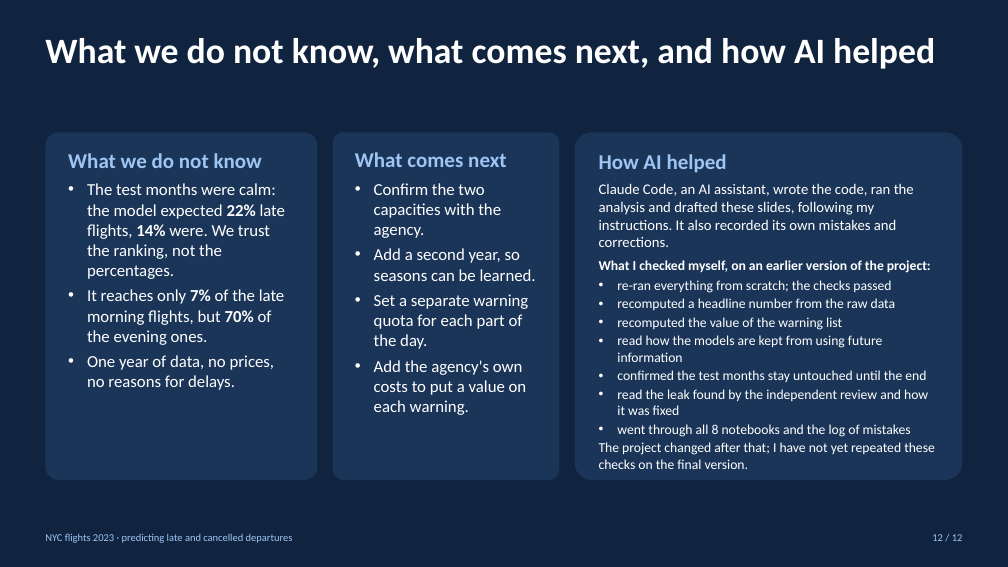
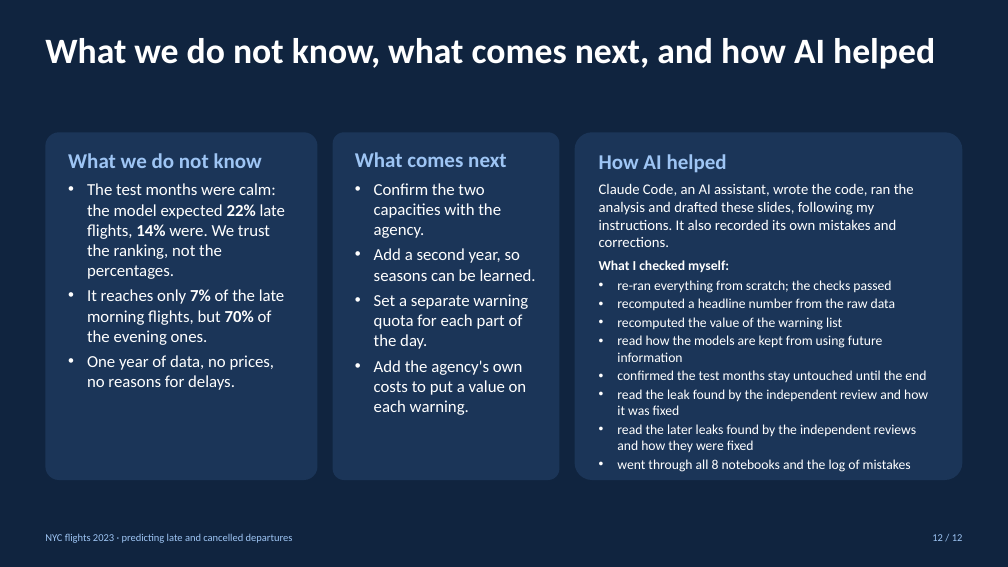
Before and after one commit to bssam99/nyc-flights-2023-delay-prediction, a slide deck: slide 12 of slides/deck.pptx. Drawn at 1008x567 pixels with LibreOffice and Linux fonts; fonts in the diff are those of the drawing. Boxes give left, top, right and bottom in pixels: in the first picture for what was removed or moved away, otherwise in the second. Text is boxed around its words. In the diff, an @@ line names an element or a change of style, - is before the commit and + after.

```diff
--- a/slides/deck.pptx
+++ b/slides/deck.pptx
@@ text in rounded rectangle at box(599, 260, 729, 272): text changed @@
-What I checked myself, on an earlier version of the project:
+What I checked myself:
@@ text in rounded rectangle at box(599, 442, 935, 469): paragraph removed @@
-The project changed after that; I have not yet repeated these checks on the final version.
@@ text in rounded rectangle at box(617, 424, 916, 452): paragraph added @@
+• read the later leaks found by the independent reviews and how they were fixed
```
Also in this commit, not shown: 8 other files.
